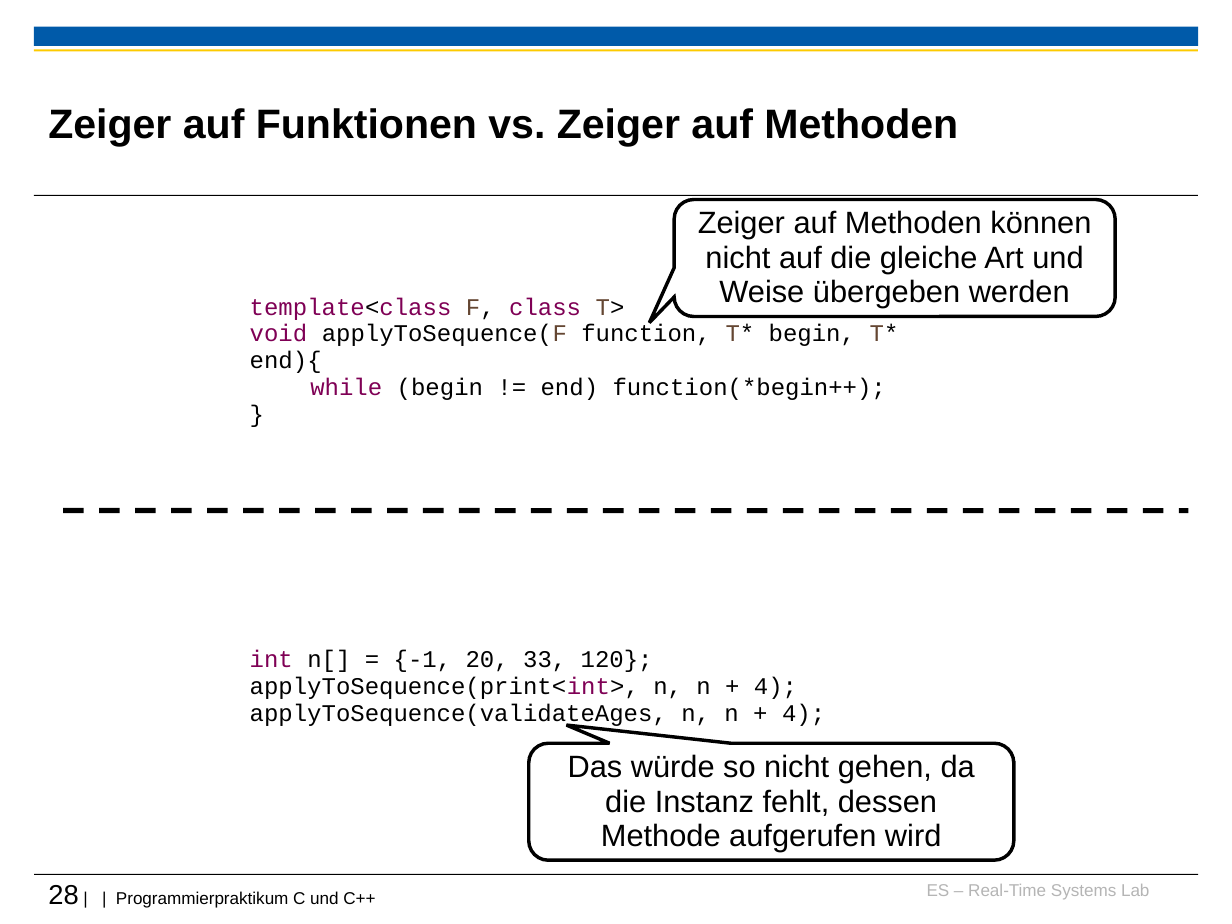
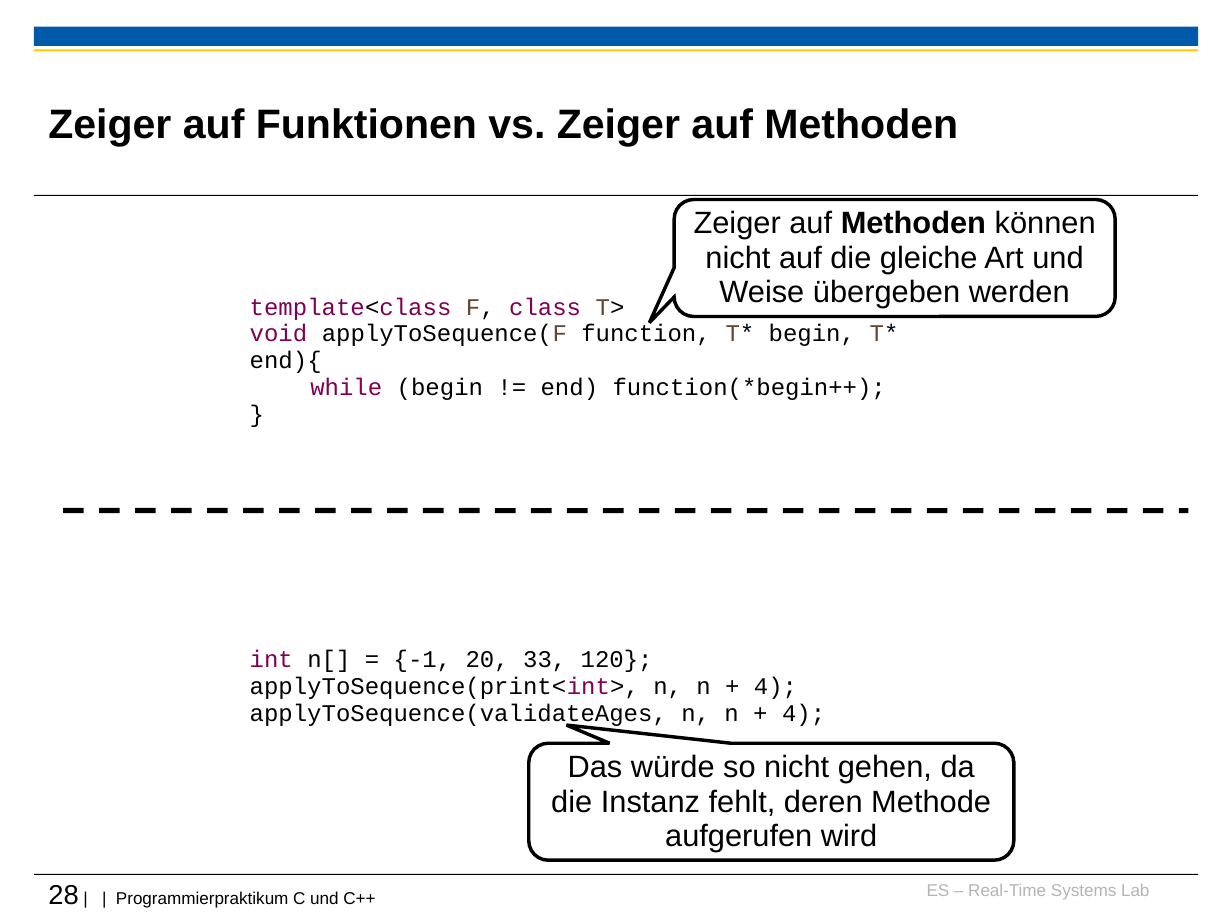
Before and after one commit to h82k/tud-cppp, a slide deck: slide 28 of Vorlesung/4 Fortgeschrittene Themen_F31.ppt. Drawn at 1232x924 pixels with LibreOffice and Linux fonts; fonts in the diff are those of the drawing; background and template pictures are left out. Boxes give left, top, right and bottom in pixels: in the first picture for what was removed or moved away, otherwise in the second. Text is boxed around its words. In the diff, an @@ line names an element or a change of style, - is before the commit and + after.

```diff
--- a/Vorlesung/4 Fortgeschrittene Themen_F31.ppt
+++ b/Vorlesung/4 Fortgeschrittene Themen_F31.ppt
@@ rounded speech box "Zeiger auf Methoden können nicht ..." at [674,200,1115,317]: bold on in "Methoden" @@
@@ text in rounded speech box at [551,754,991,852]: text changed @@
-Das würde so nicht gehen, da die Instanz fehlt, dessen Methode aufgerufen wird
+Das würde so nicht gehen, da die Instanz fehlt, deren Methode aufgerufen wird
```
Also in this commit, not shown: 21 other slides changed.
